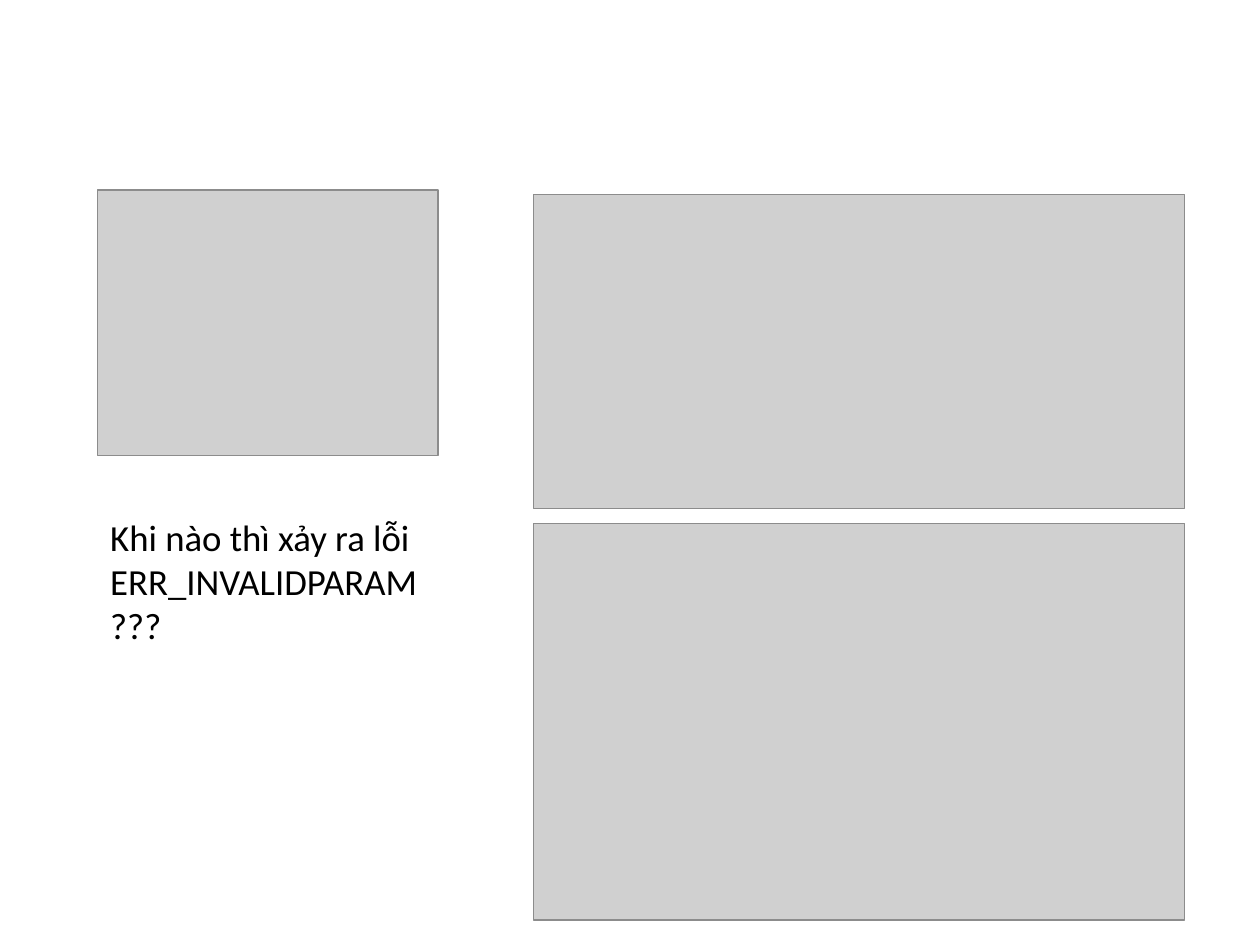
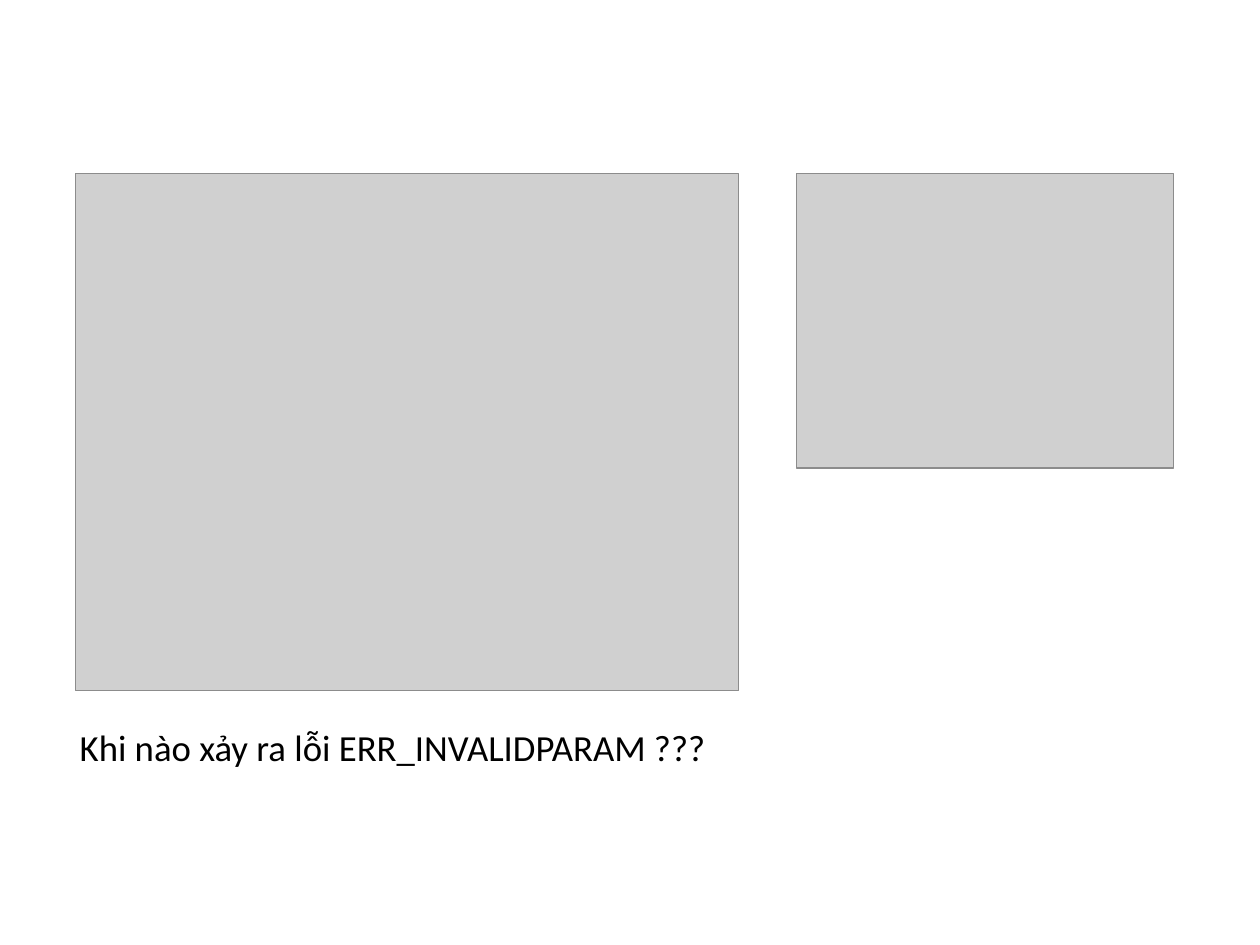
Before and after one commit to dangxuanvuong98/kpl-parser, a slide deck: slide 21 of BaoCao/Nhom3.pptx. Drawn at 1260x945 pixels with LibreOffice and Linux fonts; fonts in the diff are those of the drawing; grey boxes stand for pictures; background and template pictures are left out. Boxes give left, top, right and bottom in pixels: in the first picture for what was removed or moved away, otherwise in the second. Text is boxed around its words. In the diff, an @@ line names an element or a change of style, - is before the commit and + after.

Commit message:
Fix compilePara in report file

```diff
--- a/BaoCao/Nhom3.pptx
+++ b/BaoCao/Nhom3.pptx
@@ picture added at bbox=[76, 174, 740, 690] @@
@@ picture: place and size @@
-picture at bbox=[98, 190, 438, 456]
+picture at bbox=[796, 174, 1173, 469]
@@ picture removed at bbox=[533, 194, 1184, 508] @@
@@ picture removed at bbox=[533, 523, 1184, 920] @@
@@ text at bbox=[80, 731, 646, 767]: text changed @@
-Khi nào thì xảy ra lỗi ERR_INVALIDPARAM ???
+Khi nào xảy ra lỗi ERR_INVALIDPARAM ???
```
Also in this commit, not shown: 1 other slide changed.
